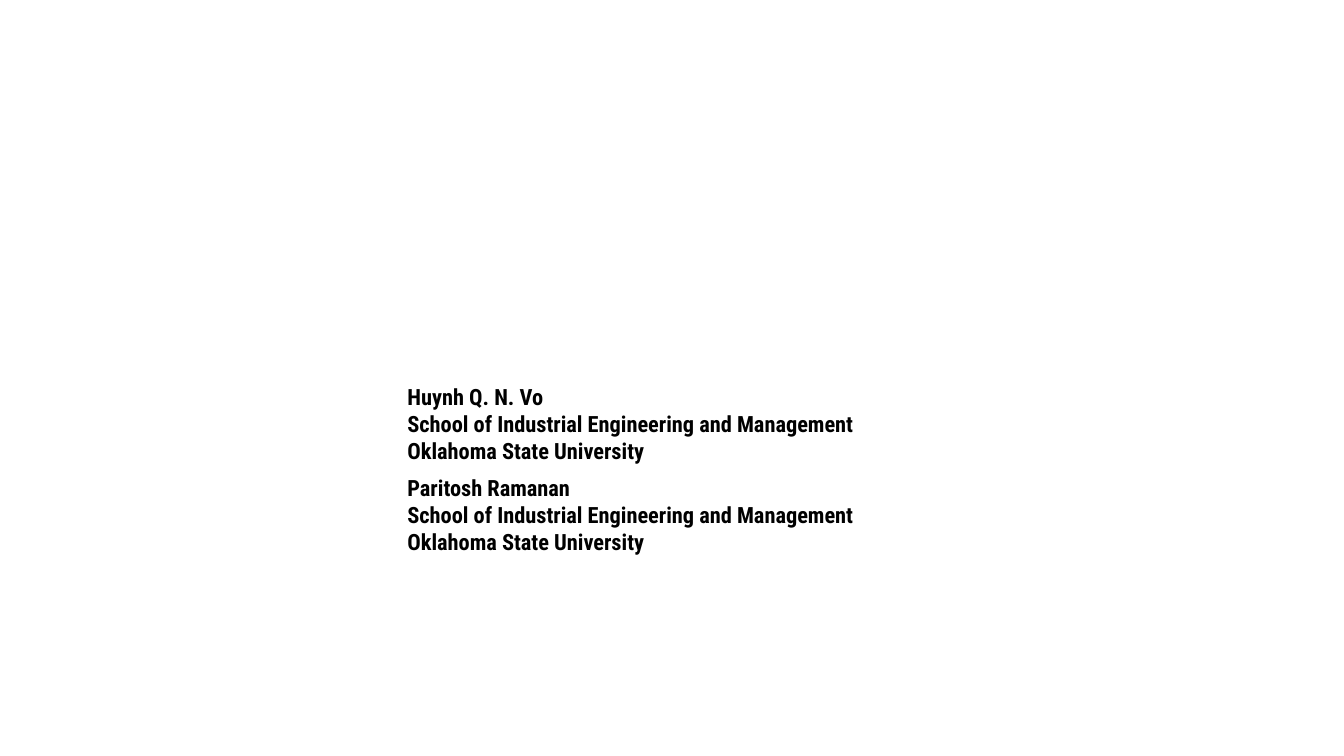
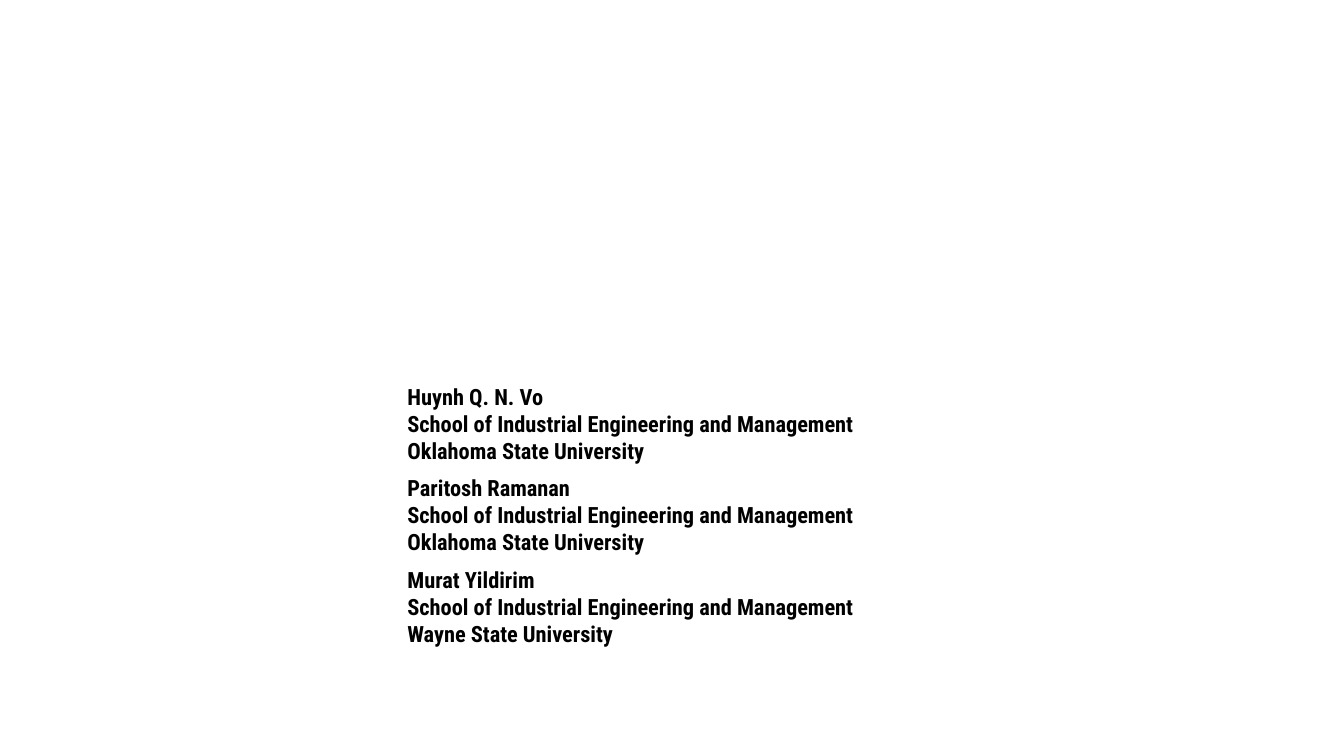
Before and after one commit to disys-lab/meliso, a slide deck: slide 1 of MELISOvsGPU.pptx. Drawn at 1344x756 pixels with LibreOffice and Linux fonts; fonts in the diff are those of the drawing; background and template pictures are left out. Boxes give left, top, right and bottom in pixels: in the first picture for what was removed or moved away, otherwise in the second. Text is boxed around its words. In the diff, an @@ line names an element or a change of style, - is before the commit and + after.

```diff
--- a/MELISOvsGPU.pptx
+++ b/MELISOvsGPU.pptx
@@ text added at (407,571,853,647), 16 pt, text #000000, bold @@
+Murat Yildirim
+School of Industrial Engineering and Management
+Wayne State University
```
Also in this commit, not shown: 1 other slide changed.
